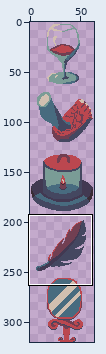
Two versions of one pixel-art file, src/assets/art/package_details.aseprite. Above: a wide view before the commit, with the close-up outlined.
Close-up. Earlier state:
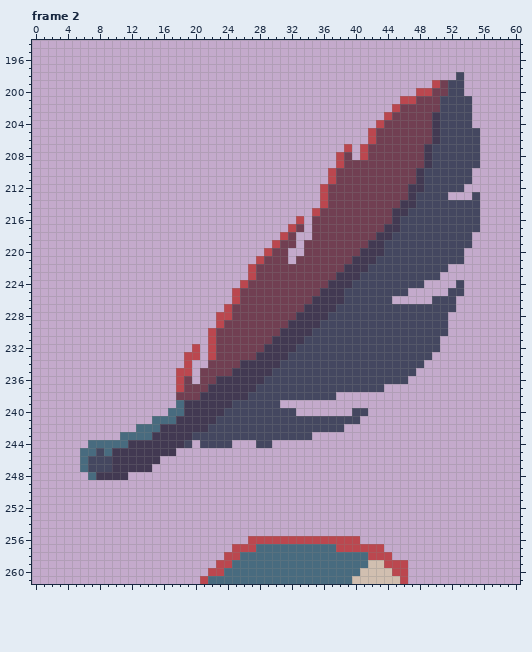
64x320 pixels, 4 frames. Shown: frame 2: x 0..60, y 194..261. The commit also changed other frames or places, which this record leaves out.
The same view after the edit:
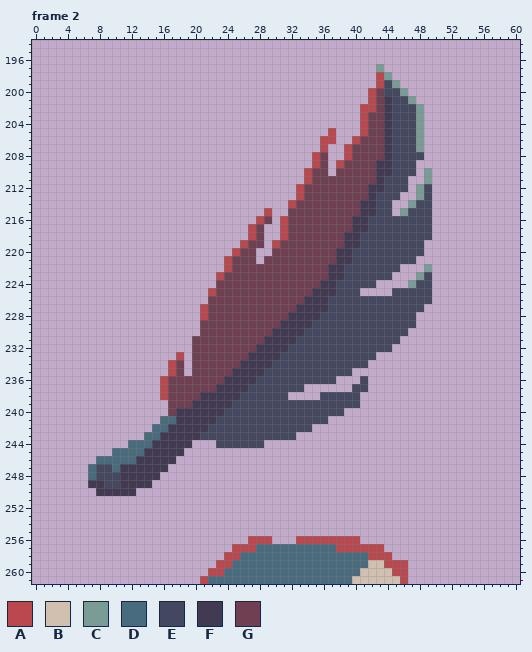
Palette (. is transparent): A #bb474f  B #d1bfb0  C #7a9c96  D #486b7f  E #444760  F #423952  G #713f52
Log entry: feather animation
Changes in this commit:
--- frame 2
@@ x 0..60 @@
 196 .............................................................
-197 .............................................................
-198 .....................................................E.......
-199 ..................................................AGEE.......
-200 ................................................AAGGEE.......
-201 ..............................................AAGGGEEEE......
-202 .............................................AGGGGGEEEE......
-203 ............................................AGGGGGFEEEE......
-204 ...........................................AGGGGGGFEEEE......
-205 ..........................................AGGGGGGGFEEEEE.....
-206 ..........................................AGGGGGGGFEEEEE.....
-207 .......................................A.AGGGGGGGFEEEEEE.....
-208 ......................................AG.AGGGGGGGFEEEEEE.....
-209 ......................................AGGGGGGGGGGFEEEEEE.....
-210 .....................................AGGGGGGGGGGFEEEEEE......
-211 .....................................AGGGGGGGGGGFEEEEEE......
-212 ....................................AGGGGGGGGGGFFEEEEE.......
-213 ....................................AGGGGGGGGGGFEEEE...E.....
-214 ....................................AGGGGGGGGGFFEEEEEEEE.....
-215 ...................................AGGGGGGGGGFFEEEEEEEEE.....
-216 .................................A.GGGGGGGGGGFEEEEEEEEEE.....
-217 ................................AG.GGGGGGGGGFFEEEEEEEEEE.....
-218 ...............................AG..GGGGGGGGFFEEEEEEEEEE......
-219 ..............................AGG.GGGGGGGGFFEEEEEEEEEEE......
-220 .............................AGG..GGGGGGGFFFEEEEEEEEEE.......
-221 ............................AGGG.GGGGGGGFFFEEEEEEEEEEE.......
-222 ...........................AGGGGGGGGGGGFFFEEEEEEEEEE.........
-223 ...........................AGGGGGGGGGGFFFEEEEEEEEEE..........
-224 ..........................AGGGGGGGGGGFFFEEEEEEEEE....E.......
-225 .........................AGGGGGGGGGGFFFEEEEEEEE.....EE.......
-226 .........................AGGGGGGGGGFFFFEEEEEE.....EEE........
-227 ........................AGGGGGGGGGFFFFEEEEEEEEEEEEEEE........
-228 .......................AAGGGGGGGGFFFFEEEEEEEEEEEEEEE.........
-229 .......................AGGGGGGGGFFFFEEEEEEEEEEEEEEEE.........
-230 ......................AGGGGGGGGFFFFEEEEEEEEEEEEEEEEE.........
-231 ......................AGGGGGGGFFFFEEEEEEEEEEEEEEEEE..........
-232 ....................A.AGGGGGGFFFFEEEEEEEEEEEEEEEEEE..........
-233 ...................AA.AGGGGGFFFFEEEEEEEEEEEEEEEEEE...........
-234 ...................A..GGGGFFFFFEEEEEEEEEEEEEEEEEE............
-235 ..................AA.GGGGFFFFFEEEEEEEEEEEEEEEEEE.............
-236 ..................AG.GGFFFFFFEEEEEEEEEEEEEEEEEE..............
-237 ..................AGGGFFFFFFEEEEEEEEEEEEEEEE.................
-238 ..................GGGFFFFFFEEEEEEEEEEE.......................
-239 ..................DFFFFFFEEEEEE..............................
-240 .................DDFFFFFEEEEEEEEE.......EE...................
-241 ...............DDDFFFFFEEEEEEEEEEEEEEEEEE....................
-242 .............DDDFFFFFFEEEEEEEEEEEEEEEEE......................
-243 ...........DDDDFFFFFEEEEEEEEEEEEEEE..........................
-244 .......DDDDDFFFFFFFE.EEEE...EE...............................
-245 ......DDEDFFFFFFFF...........................................
-246 ......DEEEFFFFFF.............................................
-247 ......DEEEFFFFF..............................................
-248 .......DFFFF.................................................
-249 .............................................................
-250 .............................................................
+197 ...........................................C.................
+198 ...........................................AC................
+199 ...........................................AEC...............
+200 ..........................................AGEEC..............
+201 ..........................................AGFEEC.............
+202 .........................................AAGFEEEC............
+203 .........................................AGGFEEEC............
+204 .........................................AGGFEEEC............
+205 .....................................A...AGGFEEEC............
+206 ....................................AA..AGGGFEEEC............
+207 ....................................A..AGGGGFEEEC............
+208 ...................................AG..AGGGGFEEEE............
+209 ...................................AG.AGGGGFFEEE.............
+210 ..................................AGG.GGGGGFFEEE.C...........
+211 ..................................AGGGGGGGGFEEE..C...........
+212 .................................AGGGGGGGGFFEEE.CE...........
+213 .................................AGGGGGGGGFEEE..CE...........
+214 ................................AGGGGGGGGFFEE..CEE...........
+215 .............................A..GGGGGGGGGFFEE.CEEE...........
+216 ............................AG.AGGGGGGGGFFEEEEEEEE...........
+217 ...........................AG..AGGGGGGGGFFEEEEEEEE...........
+218 ...........................AG..AGGGGGGGFFEEEEEEEEE...........
+219 ..........................AGG.AGGGGGGGGFFEEEEEEEE............
+220 .........................AGG..GGGGGGGGFFEEEEEEEEE............
+221 ........................AGGG.GGGGGGGGGFFEEEEEEEE.............
+222 ........................AGGGGGGGGGGGGFFEEEEEEE...C...........
+223 .......................AGGGGGGGGGGGGGFFEEEEEE...CE...........
+224 .......................GGGGGGGGGGGGGFFEEEEE....CEE...........
+225 ......................AGGGGGGGGGGGGFFFEEE....EEEEE...........
+226 ......................GGGGGGGGGGGGFFFEEEEEEEEEEEEE...........
+227 .....................AGGGGGGGGGGGFFFFEEEEEEEEEEEE............
+228 .....................AGGGGGGGGGGFFFFEEEEEEEEEEEE.............
+229 .....................GGGGGGGGGGFFFFEEEEEEEEEEEEE.............
+230 .....................GGGGGGGGGFFFFEEEEEEEEEEEEE..............
+231 ....................GGGGGGGGGFFFFEEEEEEEEEEEEE...............
+232 ....................GGGGGGGGFFFFEEEEEEEEEEEEE................
+233 ..................A.GGGGGGGFFFFEEEEEEEEEEEE..................
+234 .................AG.GGGGGGFFFFEEEEEEEEEEEE...................
+235 .................AG.GGGGGFFFFEEEEEEEEEEE.....................
+236 ................AGGGGGGGFFFFEEEEEEEEEE...E...................
+237 ................AGGGGGGFFFFEEEEEEE......EE...................
+238 ................AGGGGFFFFFEEEEEE....EEEEE....................
+239 .................GGGFFFFFEEEEEEEEEEEEEEEE....................
+240 .................GFFFFFFEEEEEEEEEEEEEEE......................
+241 ................DDFFFFFEEEEEEEEEEEEEE........................
+242 ...............DDFFFFFEEEEEEEEEEEEE..........................
+243 ..............DDFFFFFEEEEEEEEEEEE............................
+244 ............DDDFFFFF...EEEEEE................................
+245 ..........DDDDFFFFF..........................................
+246 ........DDDDDFFFFF...........................................
+247 .......DEEDFFFFFF............................................
+248 .......DEEEFFFFF.............................................
+249 .......FFEEFFFF..............................................
+250 ........FFFFF................................................
 251 .............................................................
@@ x 28..34 @@
 255 .......
-256 AAAAAAA
+256 AA...AA
 257 DDDDDDD
Pixel boxes of the changes (left, top, right, bottom) in both close-ups:
changed: (80, 64, 480, 496)
erased: (272, 536, 296, 544)
